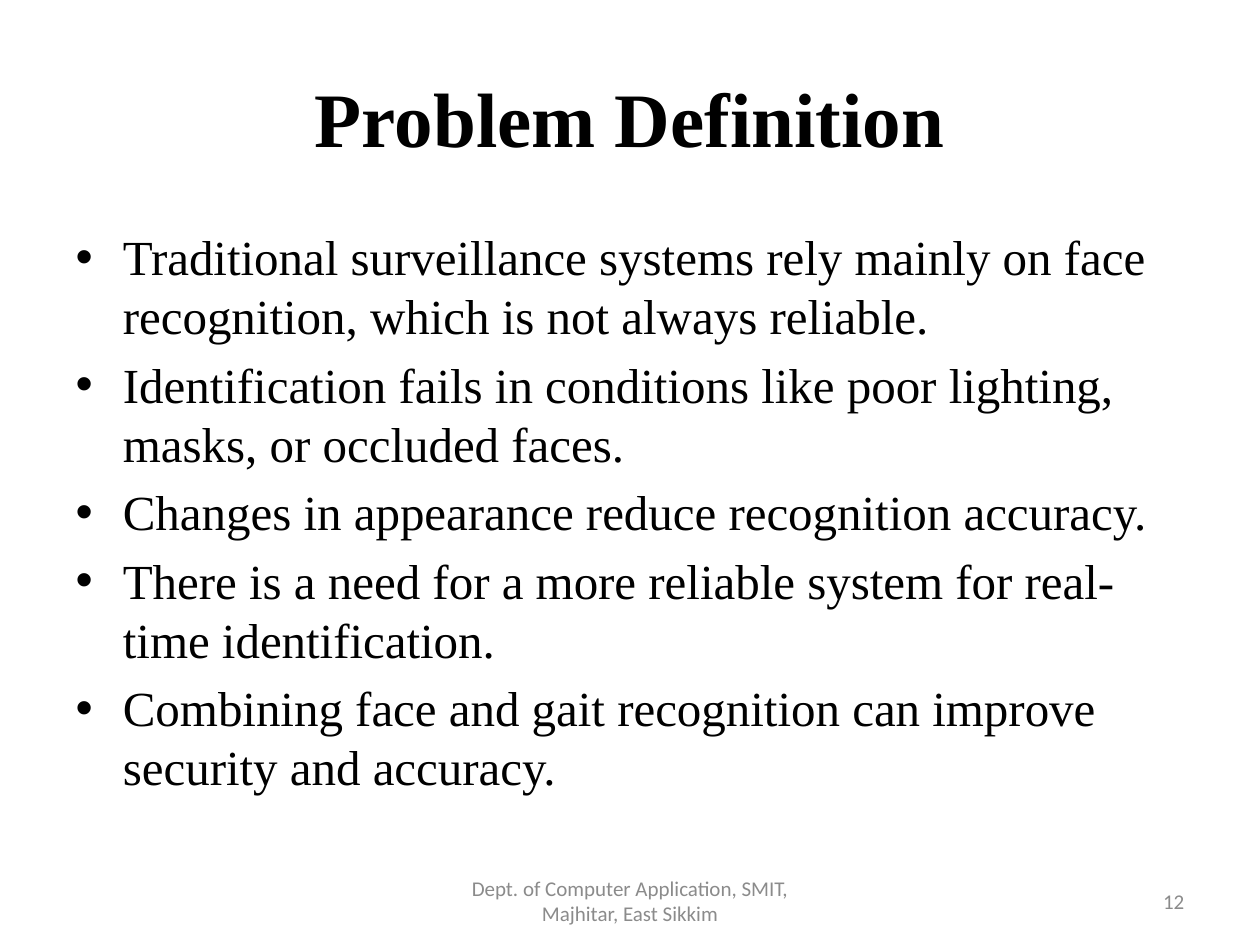
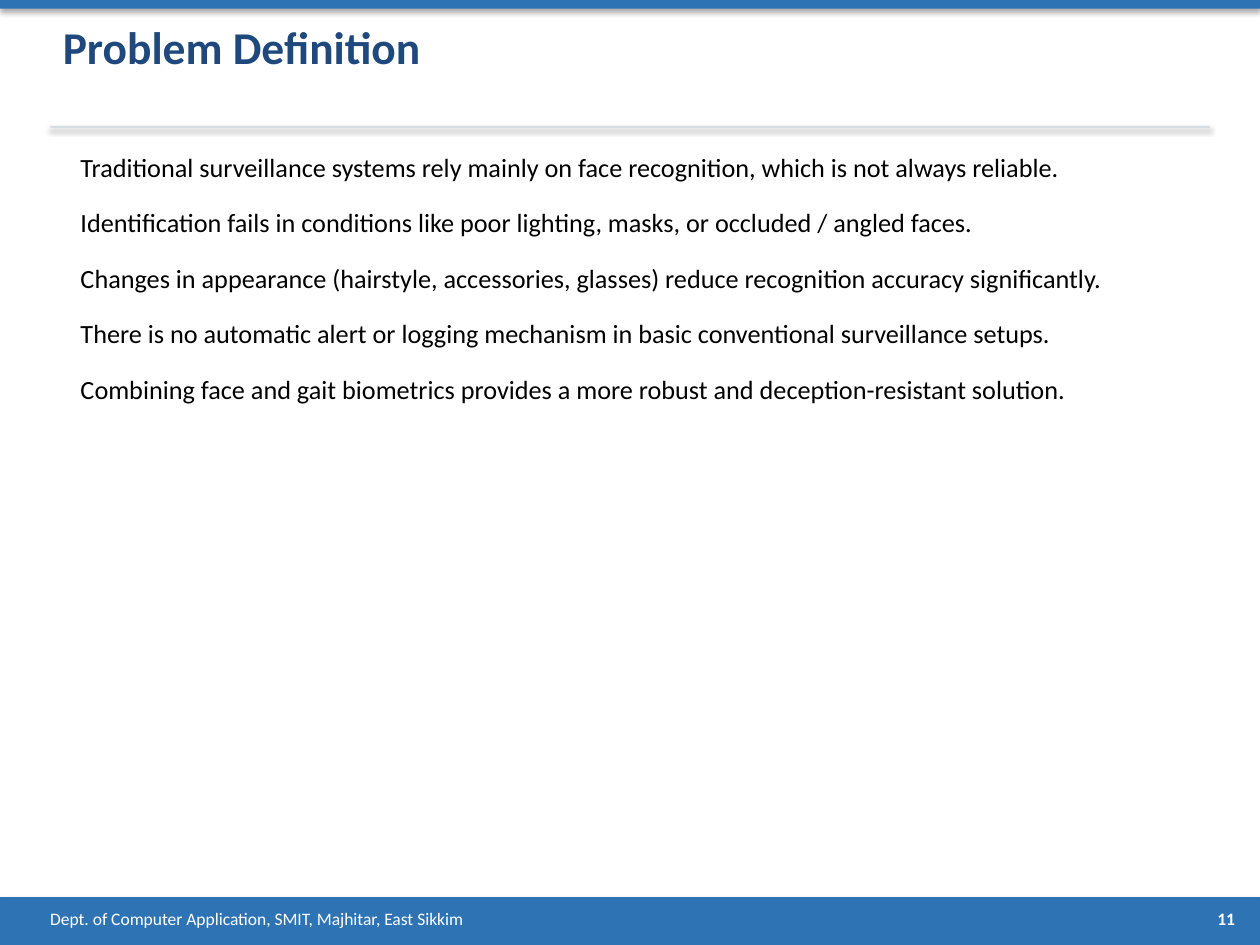
Before and after one commit to prageshdir/FACEE, a slide deck: slide 11 of FACEE_Presentation.pptx (slide 12 before the commit). Drawn at 1260x945 pixels with LibreOffice and Linux fonts; fonts in the diff are those of the drawing. Boxes give left, top, right and bottom in pixels: in the first picture for what was removed or moved away, otherwise in the second. Text is boxed around its words. In the diff, an @@ line names an element or a change of style, - is before the commit and + after.

```diff
--- a/FACEE_Presentation.pptx
+++ b/FACEE_Presentation.pptx
@@ rectangle added at [0,0,1260,9], fill #2E74B5 @@
@@ text "Problem Definition": place and size @@
-text "Problem Definition" at [315,92,944,148]
+text "Problem Definition" at [63,32,421,65]
@@ text "Problem Definition" at [63,32,421,65]: size 44 to 26 pt, font Times New Roman to Calibri, text colour #000000 to #1F497D; alignment centre to left; vertical alignment middle to top @@
@@ rectangle added at [50,126,1210,129], fill #D6DCE4 @@
@@ text added at [80,158,1058,182], 15 pt, text #000000 @@
+Traditional surveillance systems rely mainly on face recognition, which is not always reliable.
@@ text added at [80,213,972,237], 15 pt, text #000000 @@
+Identification fails in conditions like poor lighting, masks, or occluded / angled faces.
@@ text added at [80,269,1101,293], 15 pt, text #000000 @@
+Changes in appearance (hairstyle, accessories, glasses) reduce recognition accuracy significantly.
@@ text removed at [123,240,1147,795] @@
-• Traditional surveillance systems rely mainly on face recognition, which is not always reliable.
-• Identification fails in conditions like poor lighting, masks, or occluded faces.
-• Changes in appearance reduce recognition accuracy.
-• There is a need for a more reliable system for real-time identification.
-• Combining face and gait recognition can improve security and accuracy.
@@ text added at [80,324,1049,348], 15 pt, text #000000 @@
+There is no automatic alert or logging mechanism in basic conventional surveillance setups.
@@ text added at [80,380,1065,404], 15 pt, text #000000 @@
+Combining face and gait biometrics provides a more robust and deception-resistant solution.
@@ rectangle added at [0,897,1260,945], fill #2E74B5 @@
@@ page number removed at [1163,895,1184,909] @@
-12
@@ text "Dept. of Computer Application, SMIT, ...": place and size @@
-text "Dept. of Computer Application, SMIT, ..." at [472,881,788,925]
+text "Dept. of Computer Application, SMIT, ..." at [50,913,463,928]
@@ text "Dept. of Computer Application, SMIT, ..." at [50,913,463,928]: size 12 to 10 pt, text colour #8C8C8C to #FFFFFF; alignment centre to left; vertical alignment middle to top @@
@@ text added at [1217,913,1235,925], 10 pt, text #FFFFFF, bold @@
+11
```
Also in this commit, not shown: 21 other slides changed, 4 slides added, 6 slides removed, 1 other file.
